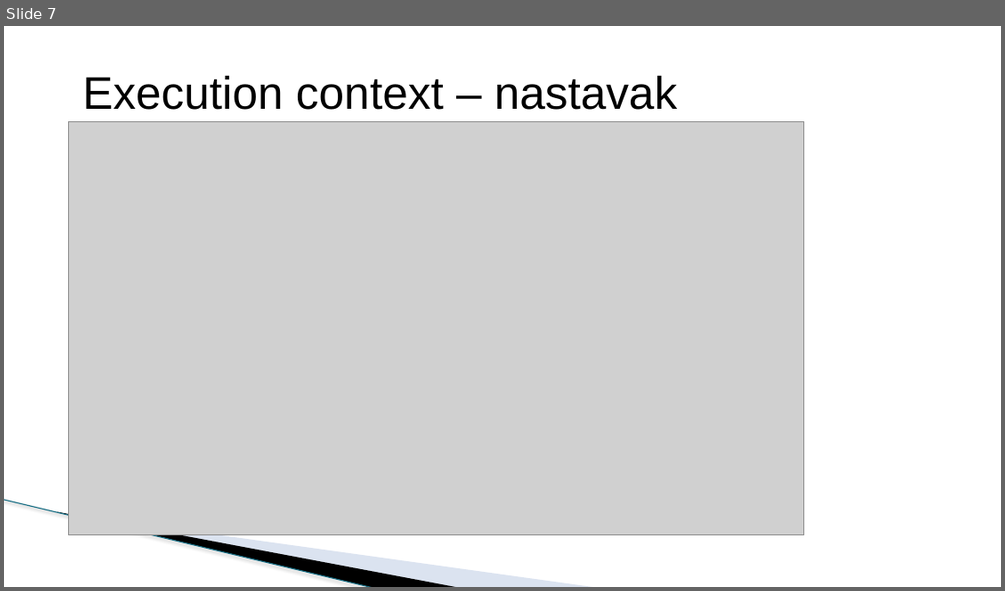
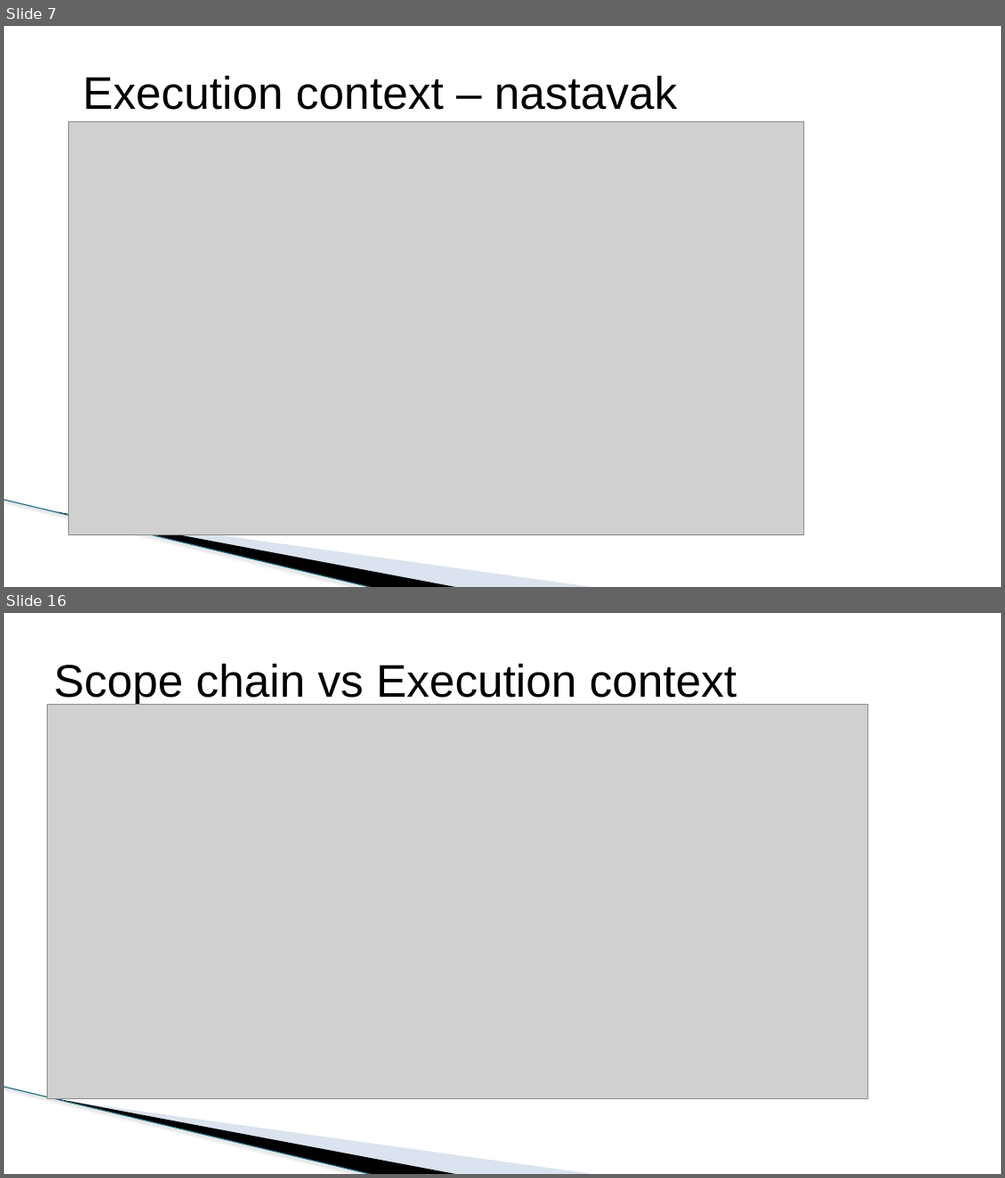
Before and after one commit to todalexcode/kurs-front-end, a slide deck: sesija-09/PPT/Front-End Developer-09.pptx. Shown one above the other, each under a label of ours: slide 7 before the commit, slides 7 and 16 after it; the slides between them are not shown. The pictures are 1005x591 and 1005x1178 pixels, drawn with LibreOffice and Linux fonts; fonts in the diff are those of the drawing; grey boxes stand for pictures; background and template pictures are left out. Boxes give left, top, right and bottom in pixels: in the first picture for what was removed or moved away, otherwise in the second. Text is boxed around its words. In the diff, an @@ line names an element or a change of style, - is before the commit and + after.

```diff
--- a/sesija-09/PPT/Front-End Developer-09.pptx
+++ b/sesija-09/PPT/Front-End Developer-09.pptx
@@ slide 16 added at <box>4,613,1001,1174</box>, background #FFFFFF; not listed: 3 template elements that a slide beside it also shows @@
@@ title added at <box>54,663,736,706</box>, 44 pt, text #000000 @@
+Scope chain vs Execution context
@@ picture added at <box>47,705,867,1099</box> @@
```
Also in this commit, not shown: 1 slide changed, 9 other slides added, 6 other files.
